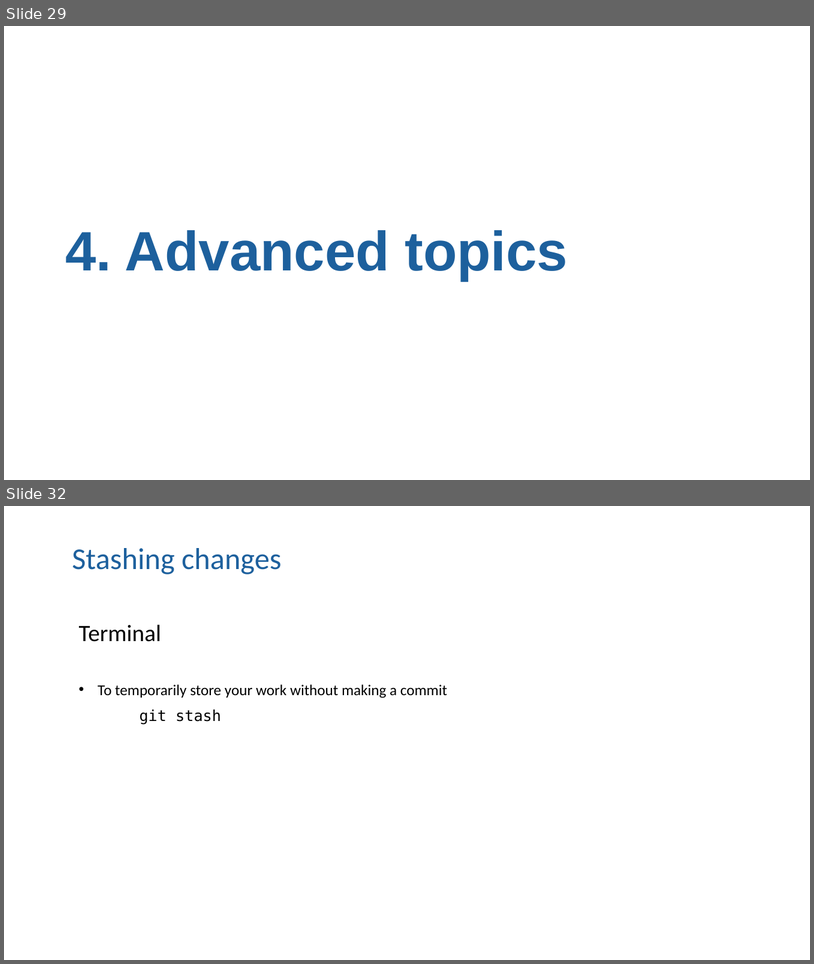
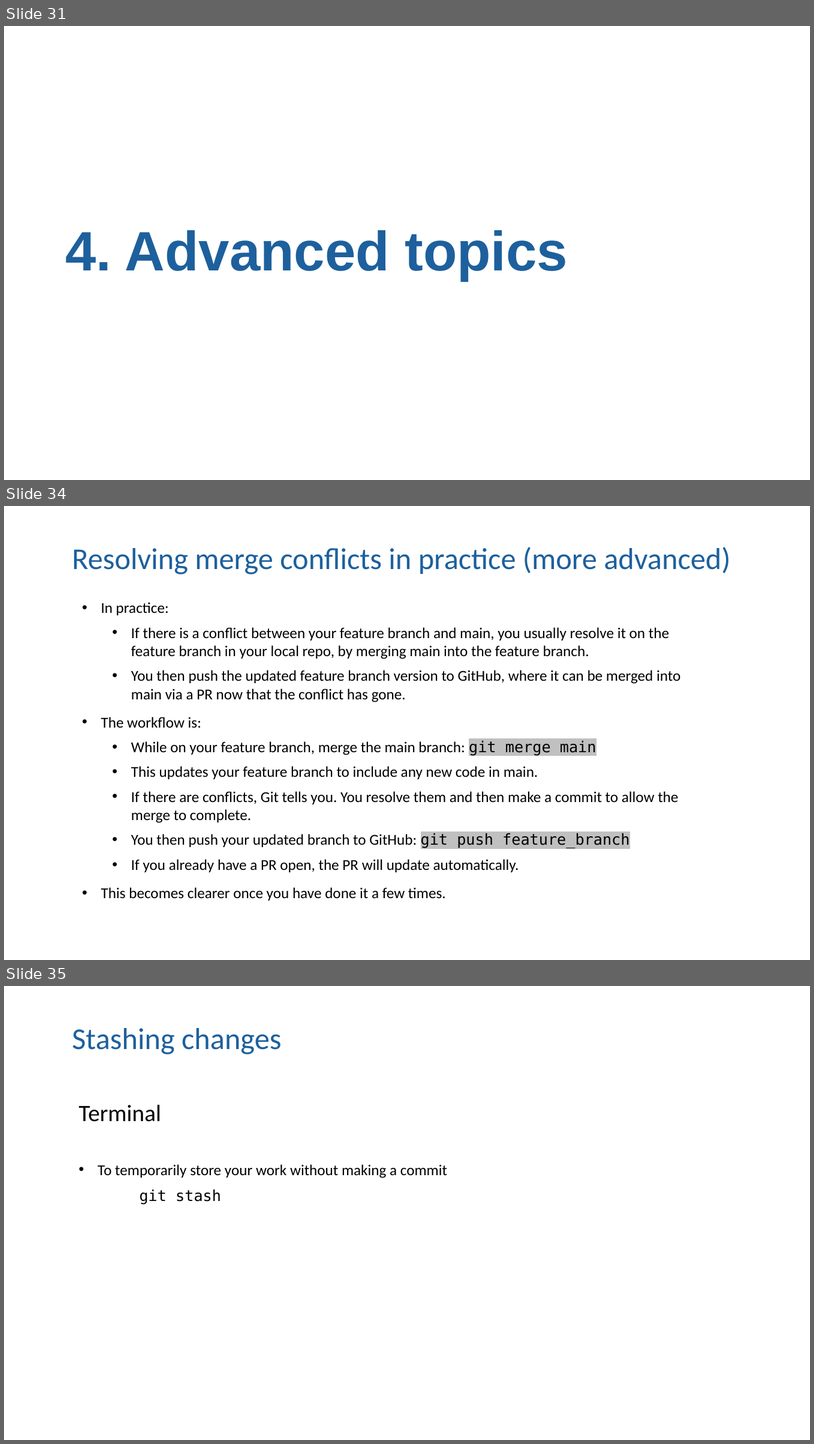
Before and after one commit to moj-analytical-services/intro_to_github_training, a slide deck: GitGitHub slides.pptx. Shown one above the other, each under a label of ours: slides 29 and 32 before the commit, slides 31, 34 and 35 after it; the slides between them are not shown. The pictures are 814x964 and 814x1444 pixels, drawn with LibreOffice and Linux fonts; fonts in the diff are those of the drawing. Boxes give left, top, right and bottom in pixels: in the first picture for what was removed or moved away, otherwise in the second. Text is boxed around its words. In the diff, an @@ line names an element or a change of style, - is before the commit and + after.

Commit message:
Improvements to merge diagrams, conflicts, undoing

```diff
--- a/GitGitHub slides.pptx
+++ b/GitGitHub slides.pptx
@@ slide 34 added at <box>4,506,810,960</box>, background #FFFFFF @@
@@ title added at <box>72,547,731,574</box>, 36 pt, text #1D609D @@
+Resolving merge conflicts in practice (more advanced)
@@ text added at <box>101,602,681,900</box>, 18 pt, text #000000 @@
+• In practice:
+  • If there is a conflict between your feature branch and main, you usually resolve it on the feature branch in your local repo, by merging main into the feature branch.
+  • You then push the updated feature branch version to GitHub, where it can be merged into main via a PR now that the conflict has gone.
+• The workflow is:
+  • While on your feature branch, merge the main branch: git merge main
+  • This updates your feature branch to include any new code in main.
+  • If there are conflicts, Git tells you. You resolve them and then make a commit to allow the merge to complete.
+  • You then push your updated branch to GitHub: git push feature_branch
+  • If you already have a PR open, the PR will update automatically.
+• This becomes clearer once you have done it a few times.
@@ what was slide 29 is now slide 31 @@
@@ what was slide 32 is now slide 35 @@
```
Also in this commit, not shown: 9 slides changed, 3 other slides added, 1 slide removed, 1 other file.
